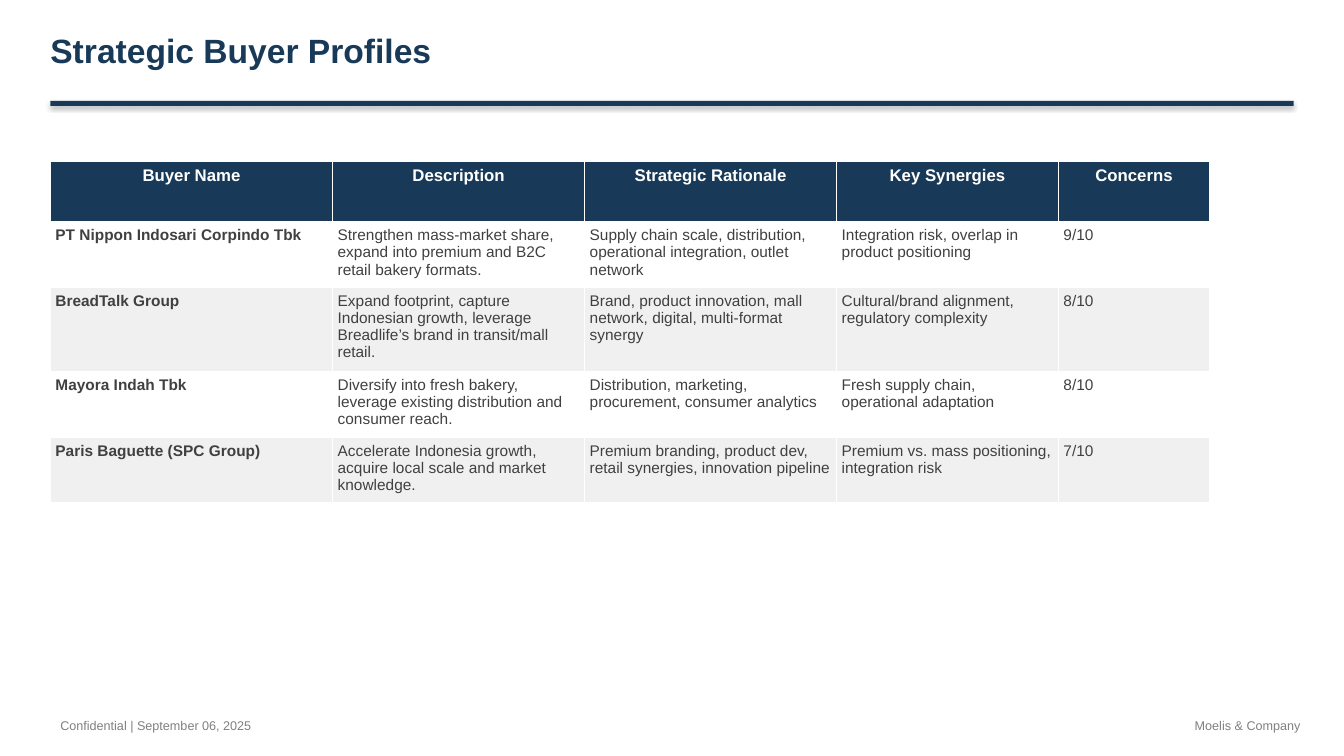
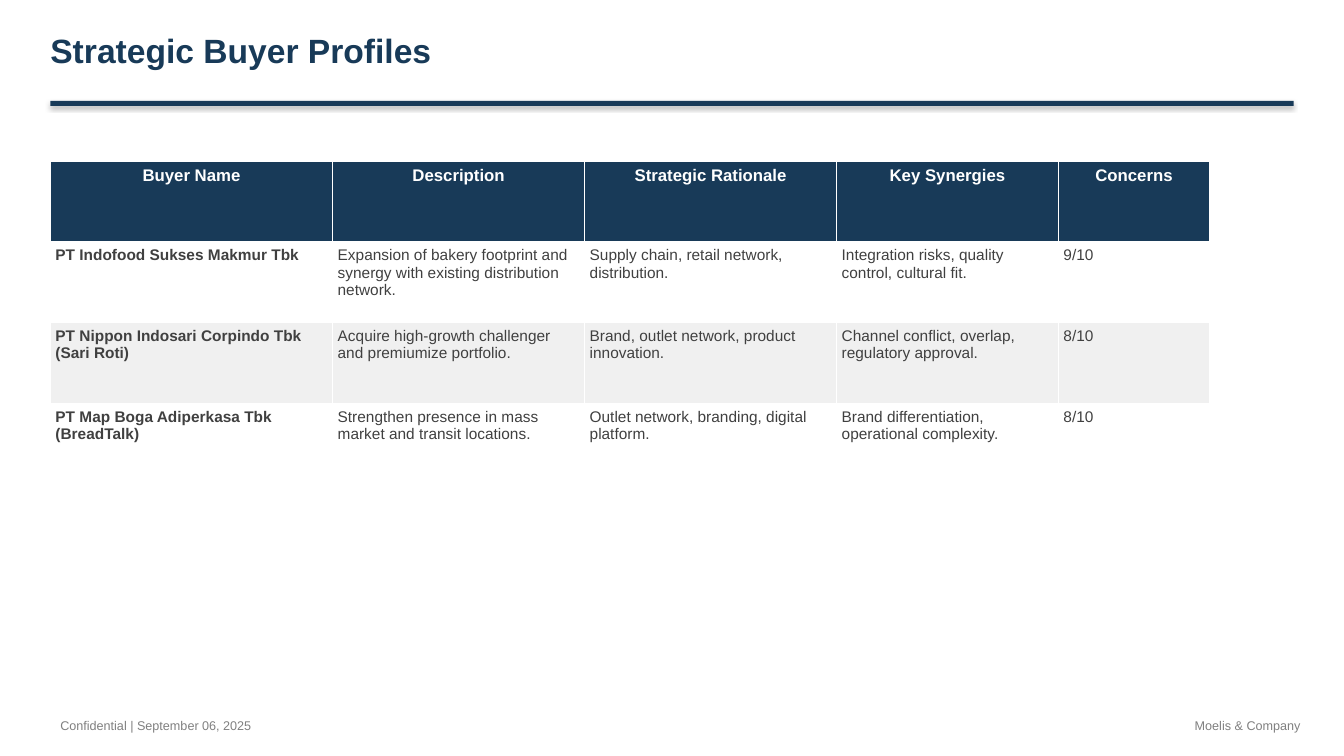
Before and after one commit to alinvb/slide_generator, a slide deck: slide 18 of ai_generated_deck.pptx (slide 15 before the commit). Drawn at 1344x756 pixels with LibreOffice and Linux fonts; fonts in the diff are those of the drawing. Boxes give left, top, right and bottom in pixels: in the first picture for what was removed or moved away, otherwise in the second. Text is boxed around its words. In the diff, an @@ line names an element or a change of style, - is before the commit and + after.

```diff
--- a/ai_generated_deck.pptx
+++ b/ai_generated_deck.pptx
@@ table at [50, 161, 1210, 484] @@
-row 2: PT Nippon Indosari Corpindo Tbk | Strengthen mass-market share, expand into premium and B2C retail bakery formats. | Supply chain scale, distribution, operational integration, outlet network | Integration risk, overlap in product positioning | 9/10
-row 3: BreadTalk Group | Expand footprint, capture Indonesian growth, leverage Breadlife’s brand in transit/mall retail. | Brand, product innovation, mall network, digital, multi-format synergy | Cultural/brand alignment, regulatory complexity | 8/10
-row 4: Mayora Indah Tbk | Diversify into fresh bakery, leverage existing distribution and consumer reach. | Distribution, marketing, procurement, consumer analytics | Fresh supply chain, operational adaptation | 8/10
-row 5: Paris Baguette (SPC Group) | Accelerate Indonesia growth, acquire local scale and market knowledge. | Premium branding, product dev, retail synergies, innovation pipeline | Premium vs. mass positioning, integration risk | 7/10
+row 2: PT Indofood Sukses Makmur Tbk | Expansion of bakery footprint and synergy with existing distribution network. | Supply chain, retail network, distribution. | Integration risks, quality control, cultural fit. | 9/10
+row 3: PT Nippon Indosari Corpindo Tbk (Sari Roti) | Acquire high-growth challenger and premiumize portfolio. | Brand, outlet network, product innovation. | Channel conflict, overlap, regulatory approval. | 8/10
+row 4: PT Map Boga Adiperkasa Tbk (BreadTalk) | Strengthen presence in mass market and transit locations. | Outlet network, branding, digital platform. | Brand differentiation, operational complexity. | 8/10
```
Also in this commit, not shown: 10 other slides changed, 5 slides added, 2 slides removed, 2 other files.
